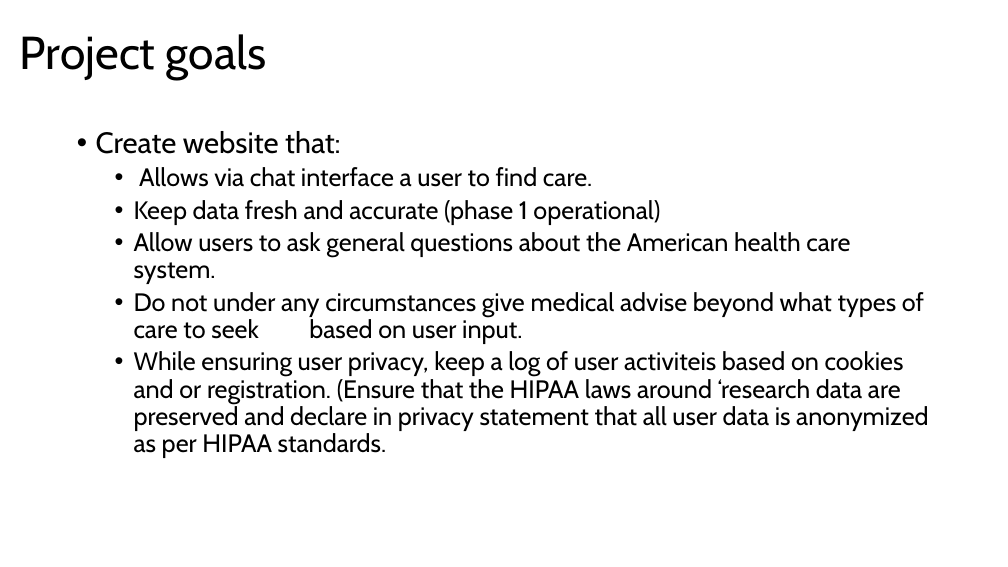
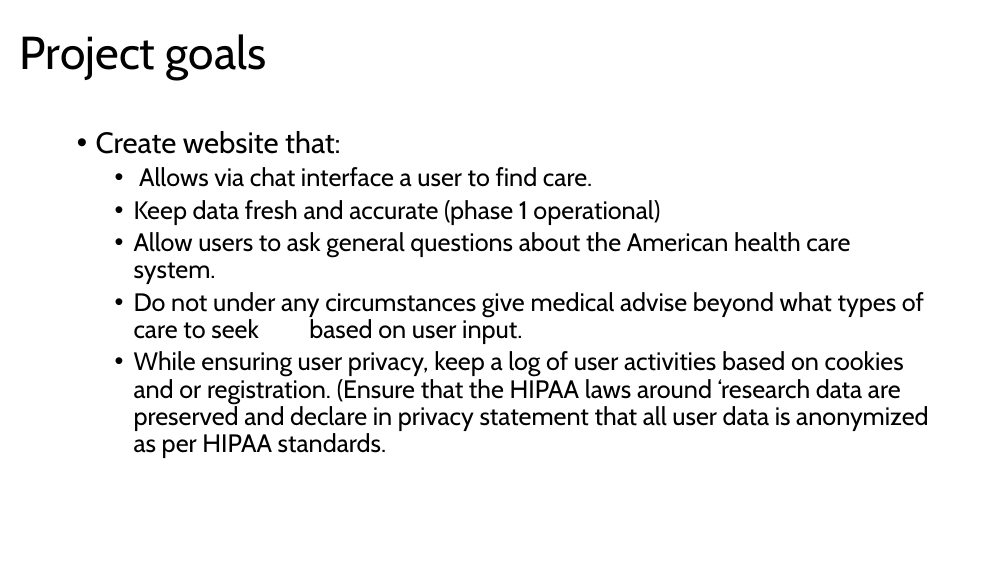
Before and after one commit to SkipSnow/ChatHealthyRepo, a slide deck: slide 3 of Documentation/ProjectArchitecture.pptx (slide 2 before the commit). Drawn at 1008x567 pixels with LibreOffice and Linux fonts; fonts in the diff are those of the drawing. Boxes give left, top, right and bottom in pixels: in the first picture for what was removed or moved away, otherwise in the second. Text is boxed around its words. In the diff, an @@ line names an element or a change of style, - is before the commit and + after.

```diff
--- a/Documentation/ProjectArchitecture.pptx
+++ b/Documentation/ProjectArchitecture.pptx
@@ text at (x1=134, y1=351, x2=928, y2=458): text changed @@
-  • While ensuring user privacy, keep a log of user activiteis based on cookies and or registration. (Ensure that the HIPAA laws around ‘research data are preserved and declare in privacy statement that all user data is anonymized as per HIPAA standards.
+  • While ensuring user privacy, keep a log of user activities based on cookies and or registration. (Ensure that the HIPAA laws around ‘research data are preserved and declare in privacy statement that all user data is anonymized as per HIPAA standards.
```
Also in this commit, not shown: 1 other slide changed, 3 slides added, 36 other files.
